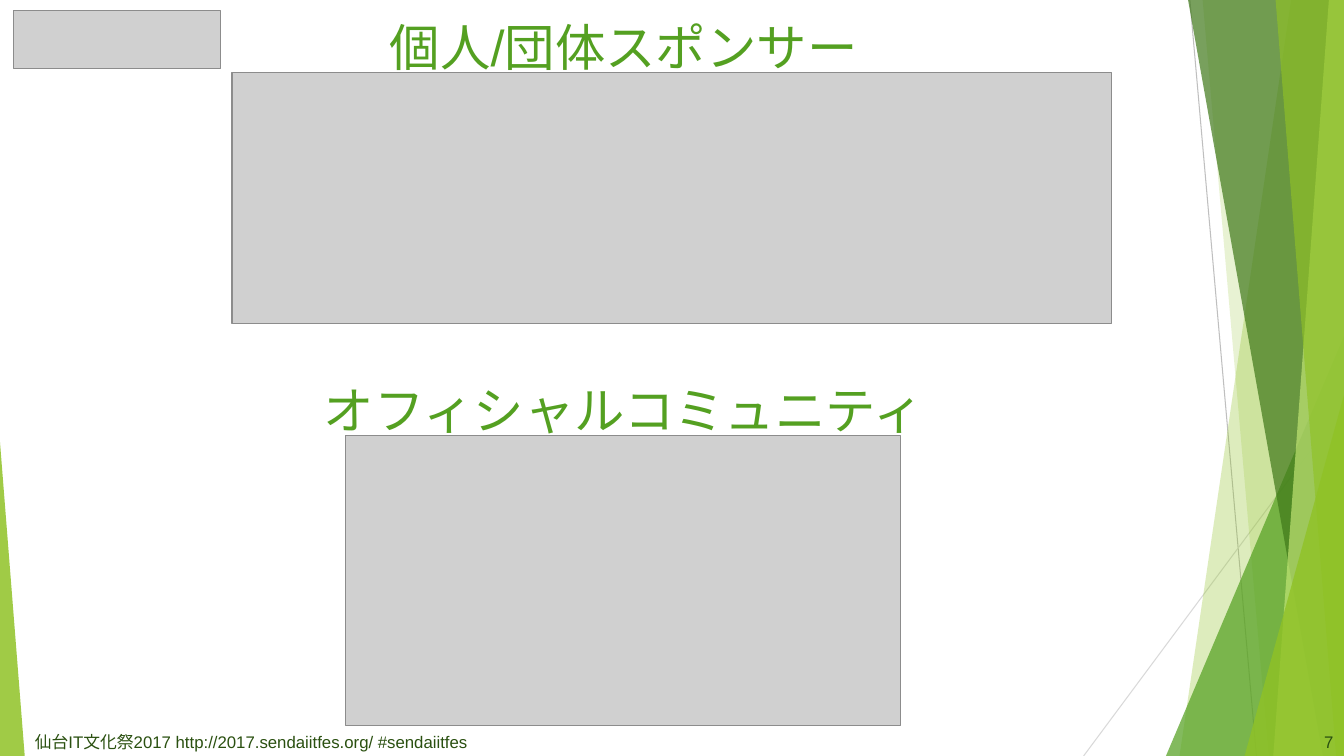
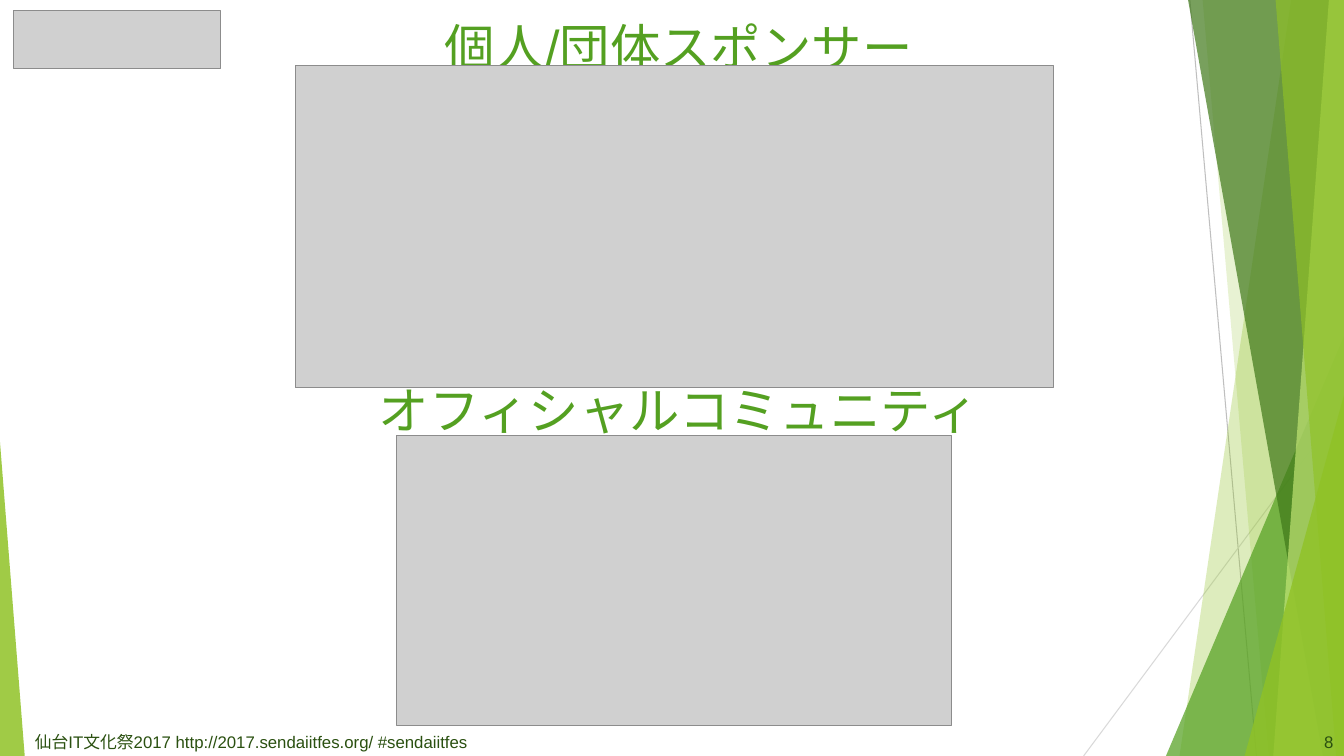
Before and after one commit to fullvirtue/sendaiitfes2017, a slide deck: slide 9 of source/assets/files/sendaiitfes_pptx_template.pptx (slide 8 before the commit). Drawn at 1344x756 pixels with LibreOffice and Linux fonts; fonts in the diff are those of the drawing; grey boxes stand for pictures. Boxes give left, top, right and bottom in pixels: in the first picture for what was removed or moved away, otherwise in the second. Text is boxed around its words. In the diff, an @@ line names an element or a change of style, - is before the commit and + after.

```diff
--- a/source/assets/files/sendaiitfes_pptx_template.pptx
+++ b/source/assets/files/sendaiitfes_pptx_template.pptx
@@ title "個人/団体スポンサー オフィシャルコミュニティ": place and size @@
-title "個人/団体スポンサー オフィシャルコミュニティ" at bbox=[324, 23, 924, 442]
+title "個人/団体スポンサー オフィシャルコミュニティ" at bbox=[379, 23, 979, 442]
@@ picture: place and size @@
-picture at bbox=[232, 73, 1112, 324]
+picture at bbox=[295, 66, 1054, 388]
@@ picture: place and size @@
-picture at bbox=[346, 436, 900, 725]
+picture at bbox=[397, 436, 952, 725]
@@ page number at bbox=[1324, 736, 1333, 748]: text changed @@
-7
+8
```
Also in this commit, not shown: 8 other slides changed, 3 slides added, 1 other file.
